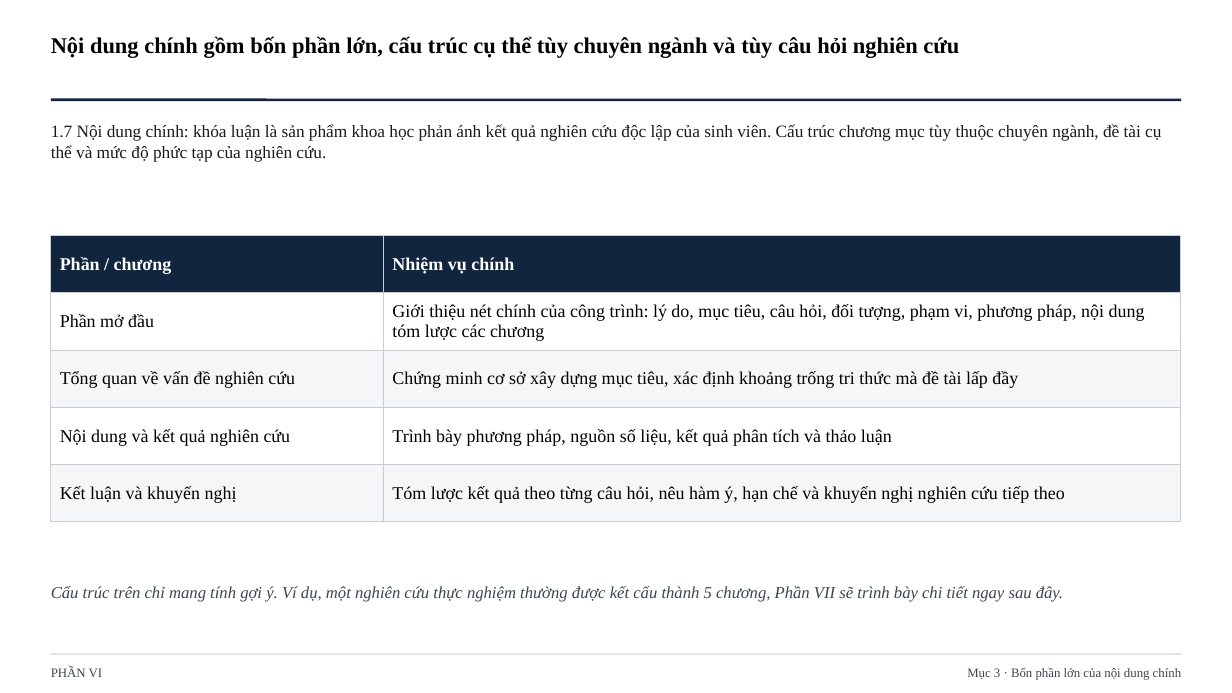
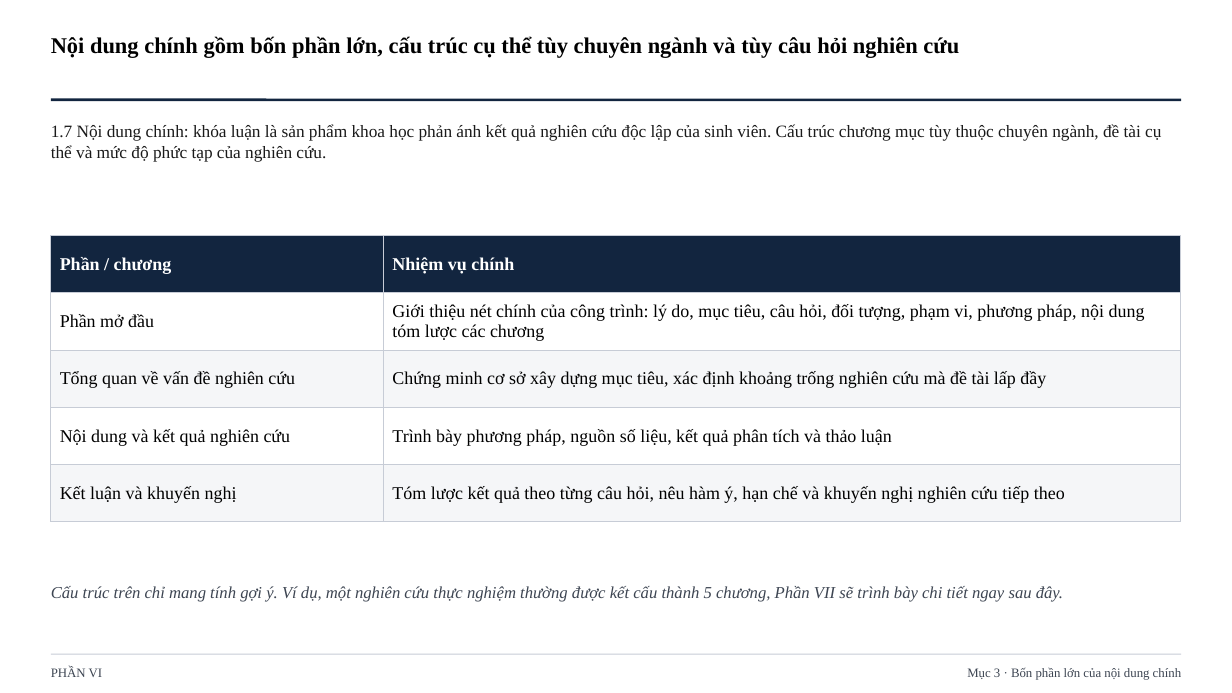
Before and after one commit to johnneinadlerr0353-bot/sachhuongdan, a slide deck: slide 46 of Core_Slide_1_HD1_da_dieu_chinh.pptx. Drawn at 1232x693 pixels with LibreOffice and Linux fonts; fonts in the diff are those of the drawing. Boxes give left, top, right and bottom in pixels: in the first picture for what was removed or moved away, otherwise in the second. Text is boxed around its words. In the diff, an @@ line names an element or a change of style, - is before the commit and + after.

```diff
--- a/Core_Slide_1_HD1_da_dieu_chinh.pptx
+++ b/Core_Slide_1_HD1_da_dieu_chinh.pptx
@@ table at box(51, 236, 1181, 522) @@
-row 3, column 2: Chứng minh cơ sở xây dựng mục tiêu, xác định khoảng trống tri thức mà đề tài lấp đầy
+row 3, column 2: Chứng minh cơ sở xây dựng mục tiêu, xác định khoảng trống nghiên cứu mà đề tài lấp đầy
```
Also in this commit, not shown: 7 other slides changed, 1 other file.
